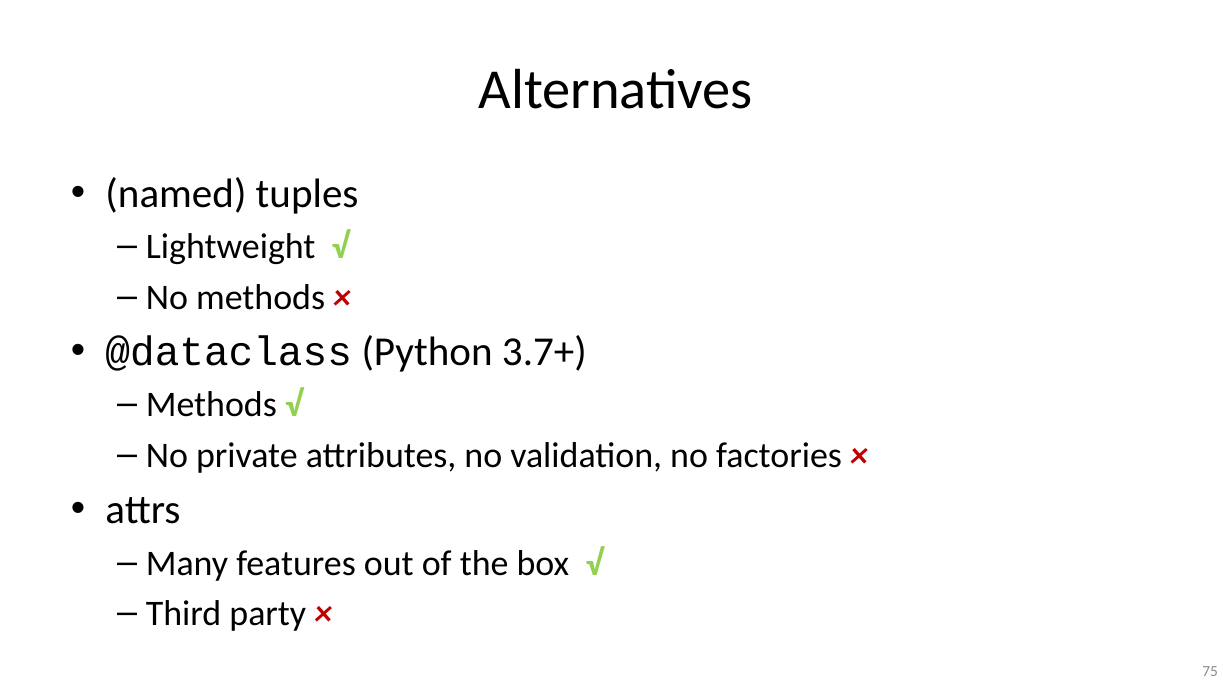
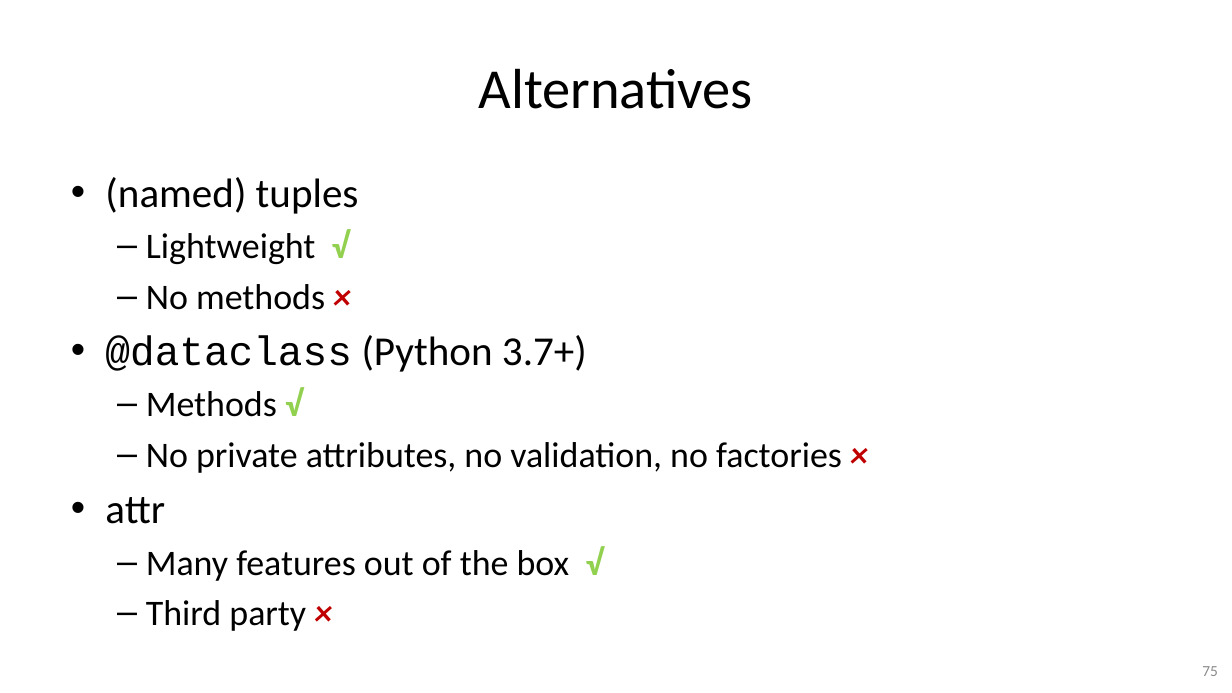
Before and after one commit to gjbex/Python-software-engineering, a slide deck: slide 75 of python_software_engineering.pptx. Drawn at 1232x693 pixels with LibreOffice and Linux fonts; fonts in the diff are those of the drawing. Boxes give left, top, right and bottom in pixels: in the first picture for what was removed or moved away, otherwise in the second. Text is boxed around its words. In the diff, an @@ line names an element or a change of style, - is before the commit and + after.

Commit message:
Fix typo

```diff
--- a/python_software_engineering.pptx
+++ b/python_software_engineering.pptx
@@ text at (105,497,165,524): text changed @@
-• attrs
+• attr
```
